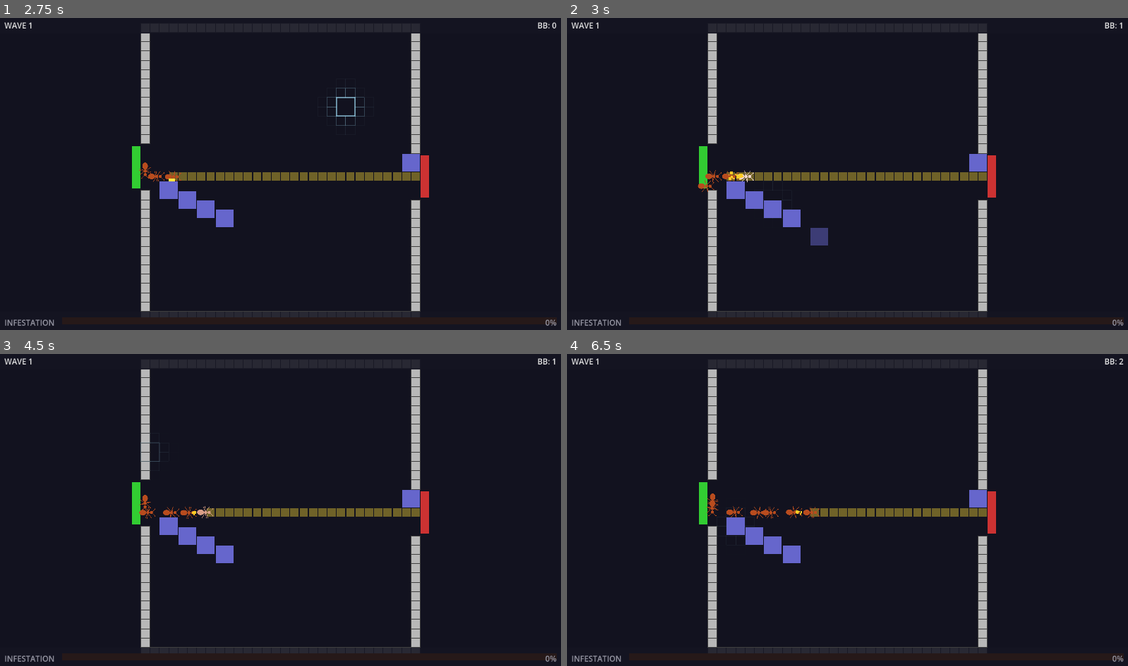
Above: before the commit, frames 1-4 (two rows, left to right).
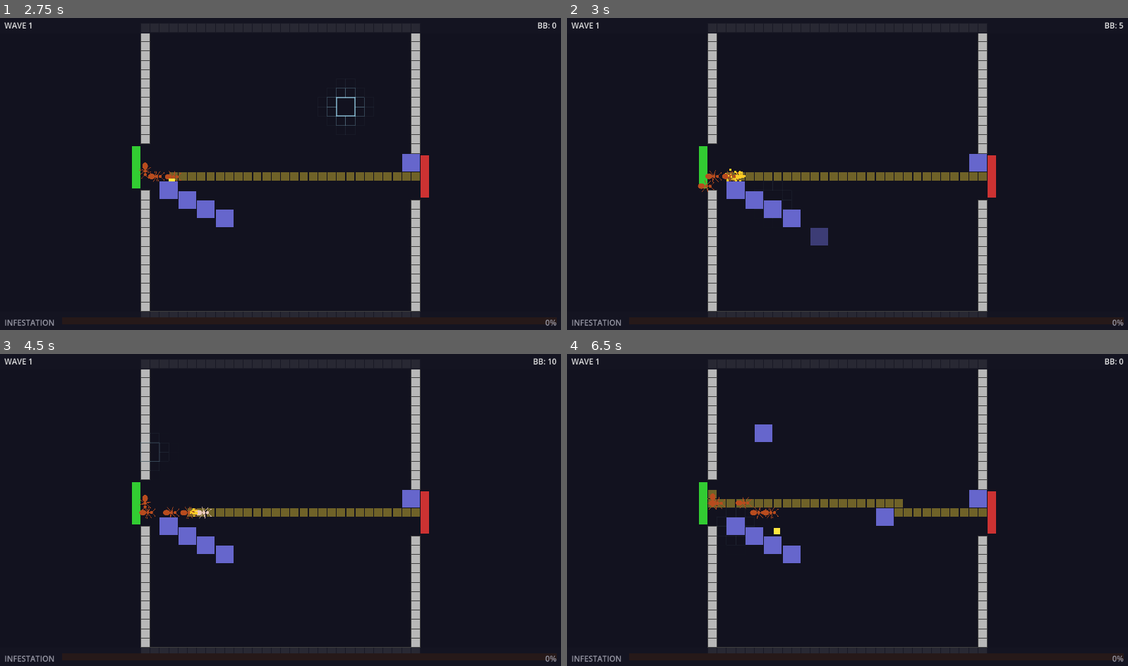
Above: after the commit, the same moments.

Repository: TimGoergen/critter-quitters
Game: Godot game, scene res://Main.tscn
Two runs of this game, one before a commit and one after it. Both use one fixed random seed, a clock stepped at 60 frames per second and the inputs below.
Inputs (mouse positions are in pixels of both pictures, inside the frame that each line leads up to):
- Up to frame 1 (2.75 s): tap Q at 0.5, 0.6, 2.1 s; move the mouse to (403, 155) at 0.52 s; click (403, 155) at 0.67 s; tap Space at 1.25 s; drag from (168, 186) to (252, 236) at 1.27 s; move the mouse to (336, 102) at 2.02 s; click (336, 102) at 2.17 s
- Up to frame 2 (3 s): tap Enter at 2.75 s; drag from (819, 236) to (679, 124) at 2.77 s
- Up to frame 3 (4.5 s): move the mouse to (448, 556) at 3.52 s; tap Q at 3.6 s; click (448, 556) at 3.67 s; drag from (112, 460) to (196, 428) at 4.27 s
- Up to frame 4 (6.5 s): move the mouse to (875, 506) at 5.02 s; tap Q at 5.1 s; click (875, 506) at 5.17 s; drag from (763, 428) to (735, 522) at 5.77 s

Frame 1 is identical in both runs. In frame 2, less than 0.1% of the frame differs, in the area x 28-100%, y 1-53%; in frame 3, 0.2%; in frame 4, 1.7%, in the area x 24-100%, y 1-58%.

Commit message:
Balance pass: +50% trap damage, flat 5 BB bounty per kill
Co-Authored-By: Claude Sonnet 4.6 <noreply@anthropic.com>

Diff:
--- a/game/enemies/Enemy.gd
+++ b/game/enemies/Enemy.gd
@@ -49,11 +49,11 @@
 ##   infestation   — Infestation Level increase when this pest reaches the exit
 ##   color         — placeholder cylinder colour (replaced by ASCII billboard in Phase 3)
 const STATS := {
-	EnemyType.ANT:       { "hp": 10,  "speed": 3.0, "infestation": 1,  "bounty": 1,  "color": Color(0.85, 0.35, 0.15) },
-	EnemyType.CRICKET:   { "hp":  8,  "speed": 5.0, "infestation": 1,  "bounty": 2,  "color": Color(0.50, 0.80, 0.20) },
+	EnemyType.ANT:       { "hp": 10,  "speed": 3.0, "infestation": 1,  "bounty": 5,  "color": Color(0.85, 0.35, 0.15) },
+	EnemyType.CRICKET:   { "hp":  8,  "speed": 5.0, "infestation": 1,  "bounty": 5,  "color": Color(0.50, 0.80, 0.20) },
 	EnemyType.BEETLE:    { "hp": 40,  "speed": 1.5, "infestation": 3,  "bounty": 5,  "color": Color(0.20, 0.40, 0.80) },
-	EnemyType.COCKROACH: { "hp": 80,  "speed": 1.0, "infestation": 5,  "bounty": 10, "color": Color(0.55, 0.30, 0.10) },
-	EnemyType.RAT:       { "hp": 200, "speed": 0.7, "infestation": 10, "bounty": 25, "color": Color(0.70, 0.65, 0.60) },
+	EnemyType.COCKROACH: { "hp": 80,  "speed": 1.0, "infestation": 5,  "bounty": 5,  "color": Color(0.55, 0.30, 0.10) },
+	EnemyType.RAT:       { "hp": 200, "speed": 0.7, "infestation": 10, "bounty": 5,  "color": Color(0.70, 0.65, 0.60) },
 }
 
 
--- a/game/traps/Trap.gd
+++ b/game/traps/Trap.gd
@@ -38,10 +38,10 @@
 ##   cooldown — seconds between shots; 0.0 = passive (no shots fired)
 ##   color    — placeholder box colour (replaced by ASCII billboard in Phase 3)
 const STATS := {
-	TrapType.SNAP_TRAP:  { "damage": 2.25, "range": 5.6, "cooldown": 1.0, "cost": 10, "color": Color(0.40, 0.40, 0.80) },
-	TrapType.ZAPPER:     { "damage": 37.5, "range": 9.6, "cooldown": 2.5, "cost": 25, "color": Color(0.90, 0.85, 0.20) },
-	TrapType.FOGGER:     { "damage": 22.5, "range": 6.4, "cooldown": 2.0, "cost": 20, "color": Color(0.60, 0.90, 0.60) },
-	TrapType.GLUE_BOARD: { "damage": 0.0,  "range": 4.8, "cooldown": 0.0, "cost": 15, "color": Color(0.80, 0.70, 0.30) },
+	TrapType.SNAP_TRAP:  { "damage": 3.375, "range": 5.6, "cooldown": 1.0, "cost": 10, "color": Color(0.40, 0.40, 0.80) },
+	TrapType.ZAPPER:     { "damage": 56.25, "range": 9.6, "cooldown": 2.5, "cost": 25, "color": Color(0.90, 0.85, 0.20) },
+	TrapType.FOGGER:     { "damage": 33.75, "range": 6.4, "cooldown": 2.0, "cost": 20, "color": Color(0.60, 0.90, 0.60) },
+	TrapType.GLUE_BOARD: { "damage": 0.0,   "range": 4.8, "cooldown": 0.0, "cost": 15, "color": Color(0.80, 0.70, 0.30) },
 }
 
 
